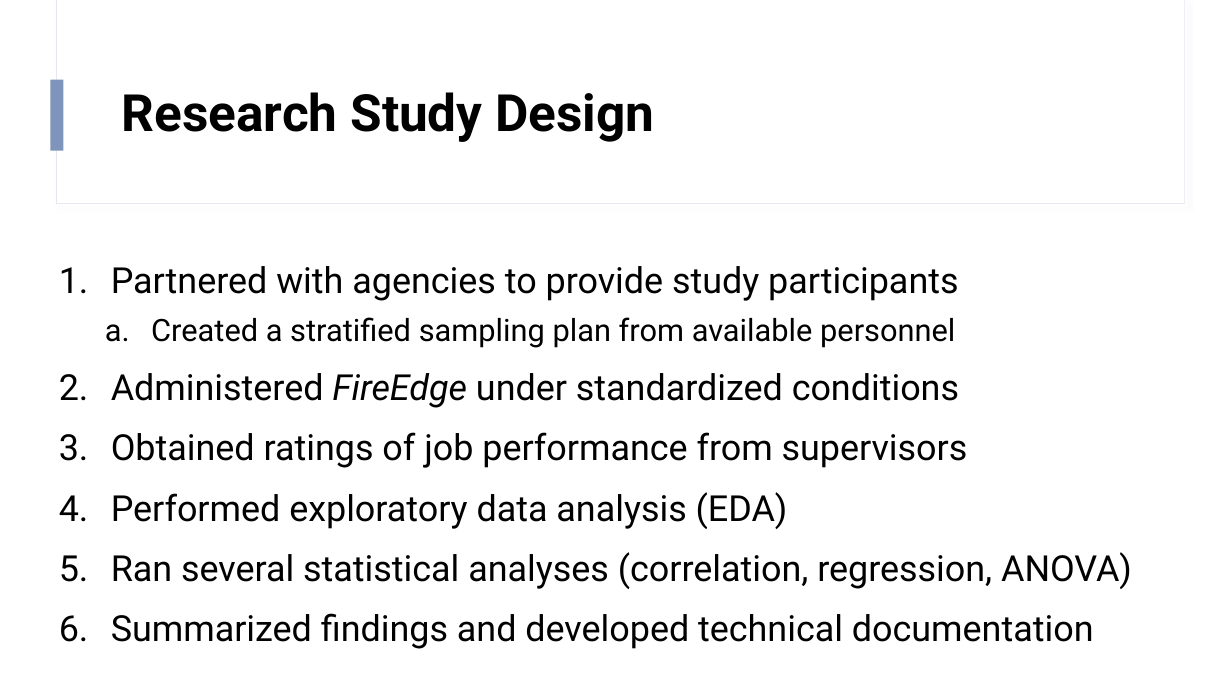
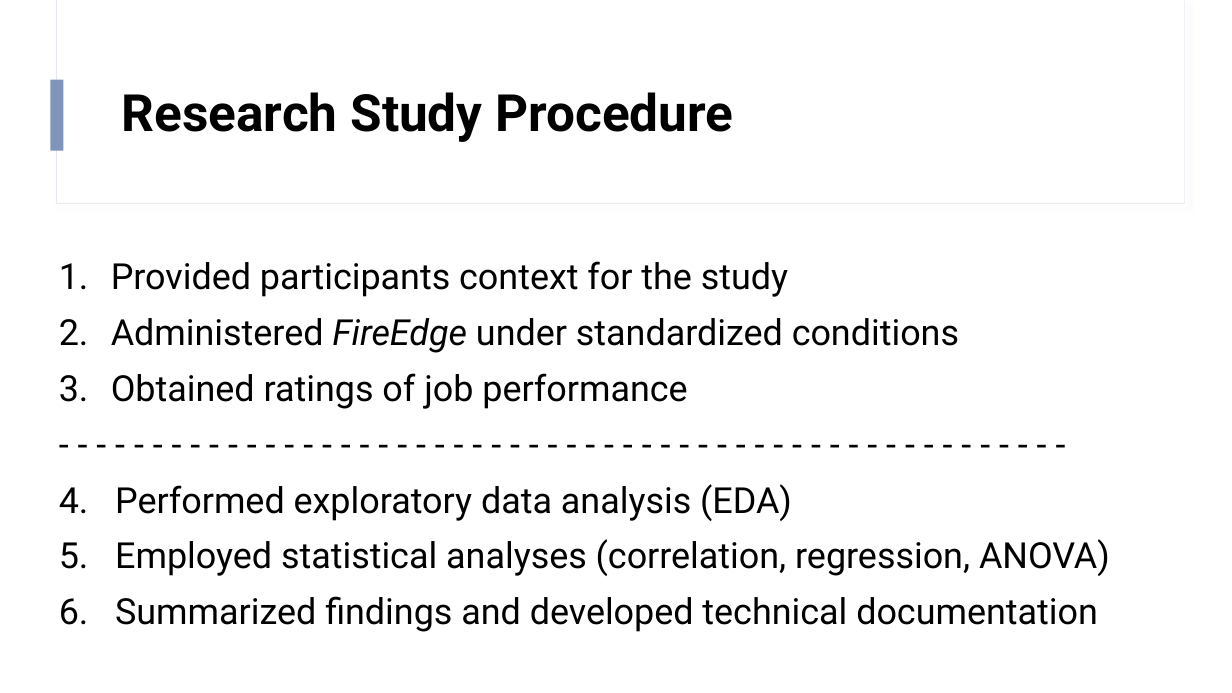
Before and after one commit to SzarR/FireEdge, a slide deck: slide 5 of FireEdge.pptx (slide 4 before the commit). Drawn at 1232x693 pixels with LibreOffice and Linux fonts; fonts in the diff are those of the drawing. Boxes give left, top, right and bottom in pixels: in the first picture for what was removed or moved away, otherwise in the second. Text is boxed around its words. In the diff, an @@ line names an element or a change of style, - is before the commit and + after.

Commit message:
v1.0 of analysis complete.

```diff
--- a/FireEdge.pptx
+++ b/FireEdge.pptx
@@ title at [122, 92, 733, 142]: text changed @@
-Research Study Design
+Research Study Procedure
@@ text at [111, 261, 788, 297]: text changed; size 24 to 28 pt @@
-1. Partnered with agencies to provide study participants
-  a. Created a stratified sampling plan from available personnel
+1. Provided participants context for the study
@@ text at [111, 318, 959, 353]: line spacing 1.1 to 1 @@
@@ text at [59, 373, 1110, 632]: text changed @@
-3. Obtained ratings of job performance from supervisors
-4. Performed exploratory data analysis (EDA)
-5. Ran several statistical analyses (correlation, regression, ANOVA)
-6. Summarized findings and developed technical documentation
+3. Obtained ratings of job performance
+- - - - - - - - - - - - - - - - - - - - - - - - - - - - - - - - - - - - - - - - - - - - - - - - - - - - - -
+4. Performed exploratory data analysis (EDA)
+5. Employed statistical analyses (correlation, regression, ANOVA)
+6. Summarized findings and developed technical documentation
```
Also in this commit, not shown: 8 other slides changed, 2 other files.
